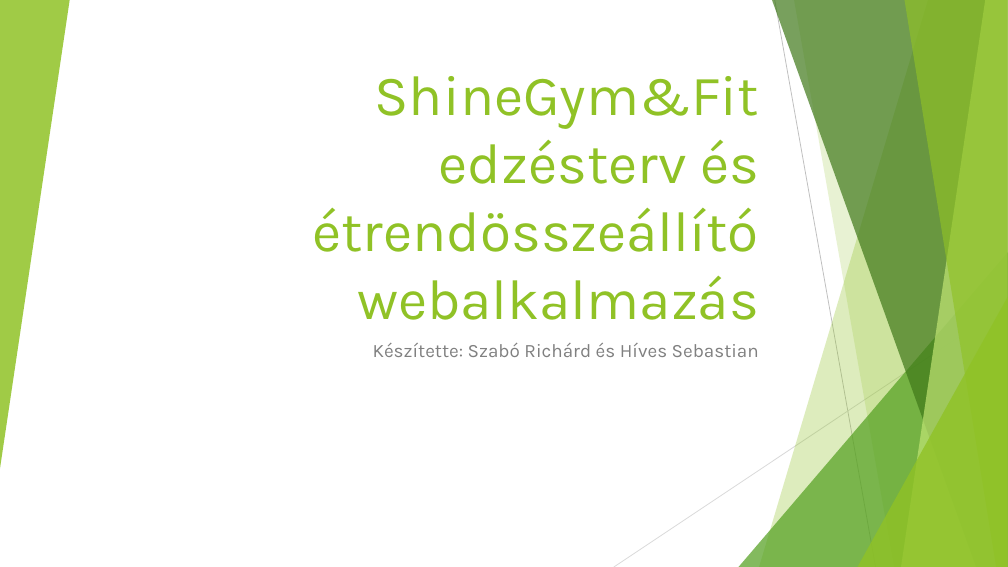
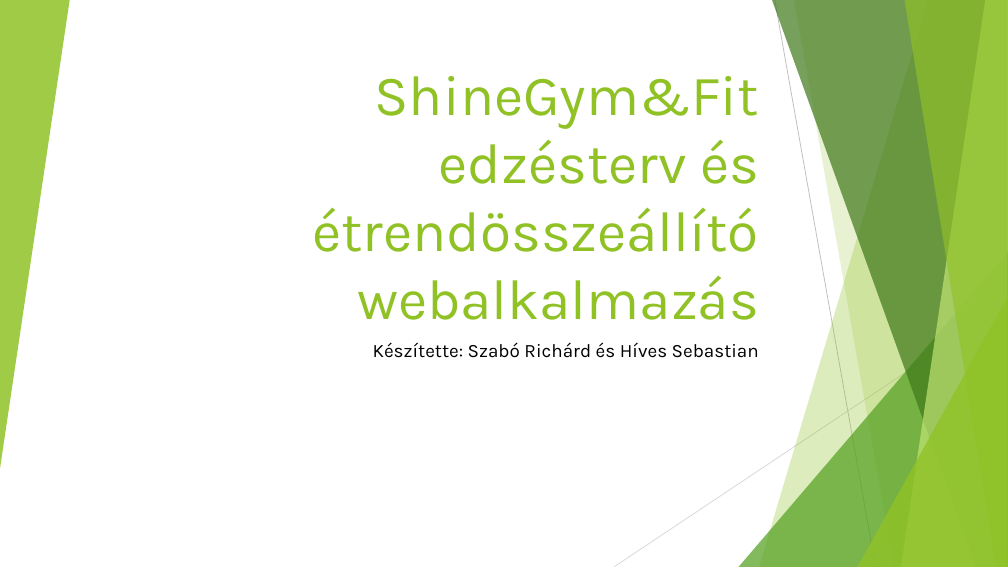
Before and after one commit to SzaboRichard01/2023_Zaroprojekt, a slide deck: slide 1 of ShineGym&Fit edzésterv és étrendösszeállító webalkalmazás Szabó Richárd - Híves Sebastian.pptx. Drawn at 1008x567 pixels with LibreOffice and Linux fonts; fonts in the diff are those of the drawing. Boxes give left, top, right and bottom in pixels: in the first picture for what was removed or moved away, otherwise in the second. Text is boxed around its words. In the diff, an @@ line names an element or a change of style, - is before the commit and + after.

Commit message:
modosit

```diff
--- a/ShineGym&Fit edzésterv és étrendösszeállító webalkalmazás Szabó Richárd - Híves Sebastian.pptx
+++ b/ShineGym&Fit edzésterv és étrendösszeállító webalkalmazás Szabó Richárd - Híves Sebastian.pptx
@@ subtitle "Készítette: Szabó Richárd és Híves ..." at (373,342,759,358): text colour #808080 to #000000 @@
```
